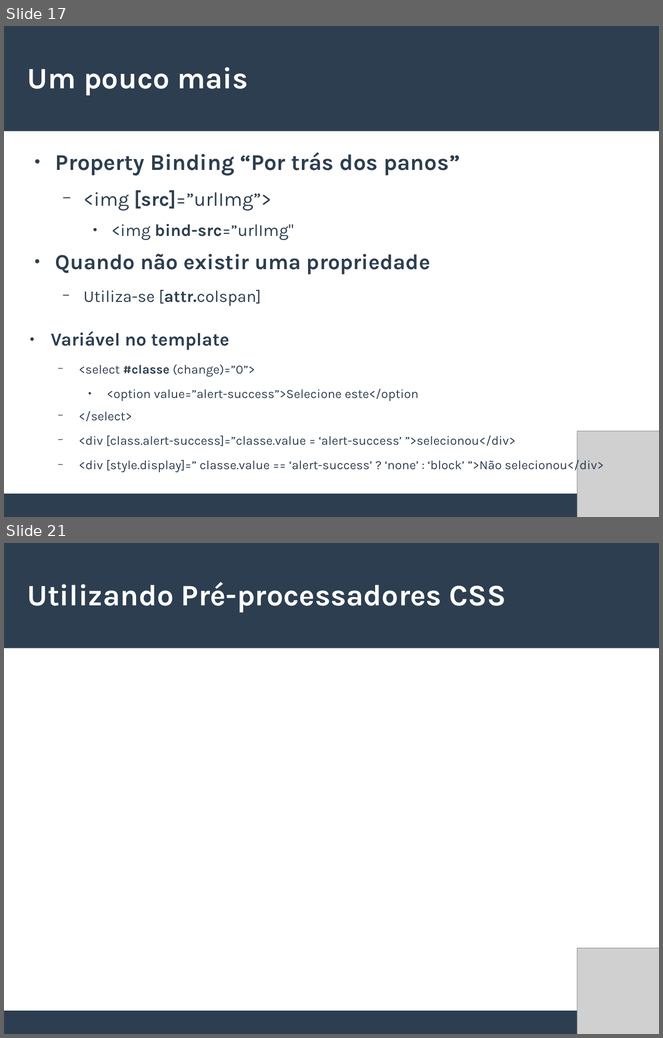
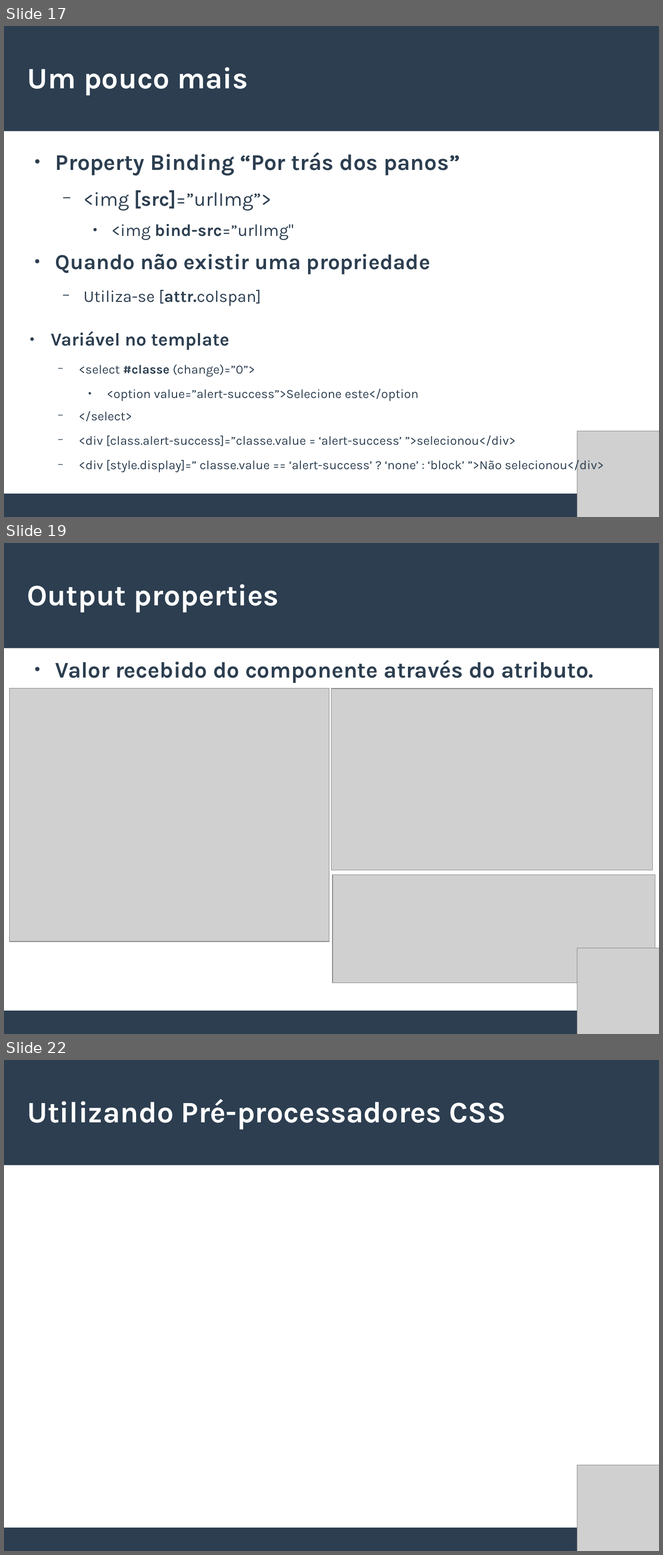
Before and after one commit to willianmarquesfreire/AulasAngular2, a slide deck: Slides.odp. Shown one above the other, each under a label of ours: slides 17 and 21 before the commit, slides 17, 19 and 22 after it; the slides between them are not shown. The pictures are 663x1038 and 663x1555 pixels, drawn with LibreOffice and Linux fonts; fonts in the diff are those of the drawing; grey boxes stand for pictures. Boxes give left, top, right and bottom in pixels: in the first picture for what was removed or moved away, otherwise in the second. Text is boxed around its words. In the diff, an @@ line names an element or a change of style, - is before the commit and + after.

```diff
--- a/Slides.odp
+++ b/Slides.odp
@@ slide 19 added at [4,543,659,1034], background #FFFFFF; not listed: 2 template elements that a slide beside it also shows @@
@@ title added at [27,584,279,613], 36 pt, text #FFFFFF, bold @@
+Output properties
@@ text added at [55,660,594,683], 27.2 pt, text #2C3E50, bold @@
+● Valor recebido do componente através do atributo.
@@ picture added at [10,689,330,942] @@
@@ picture added at [332,689,653,871] @@
@@ picture added at [333,875,656,983] @@
@@ picture added at [578,949,659,1034] @@
@@ what was slide 21 is now slide 22 @@
```
Also in this commit, not shown: 2 slides changed, 1 other slide added, 1 slide removed, 41 other files.
